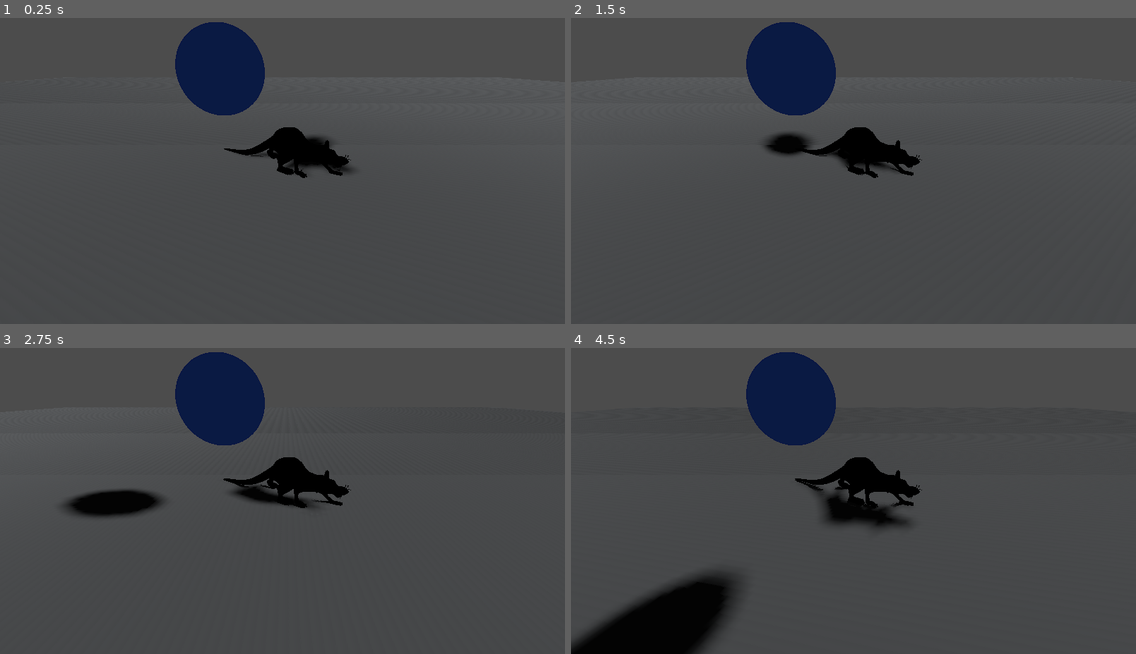
Above: before the commit, frames 1-4 (two rows, left to right).
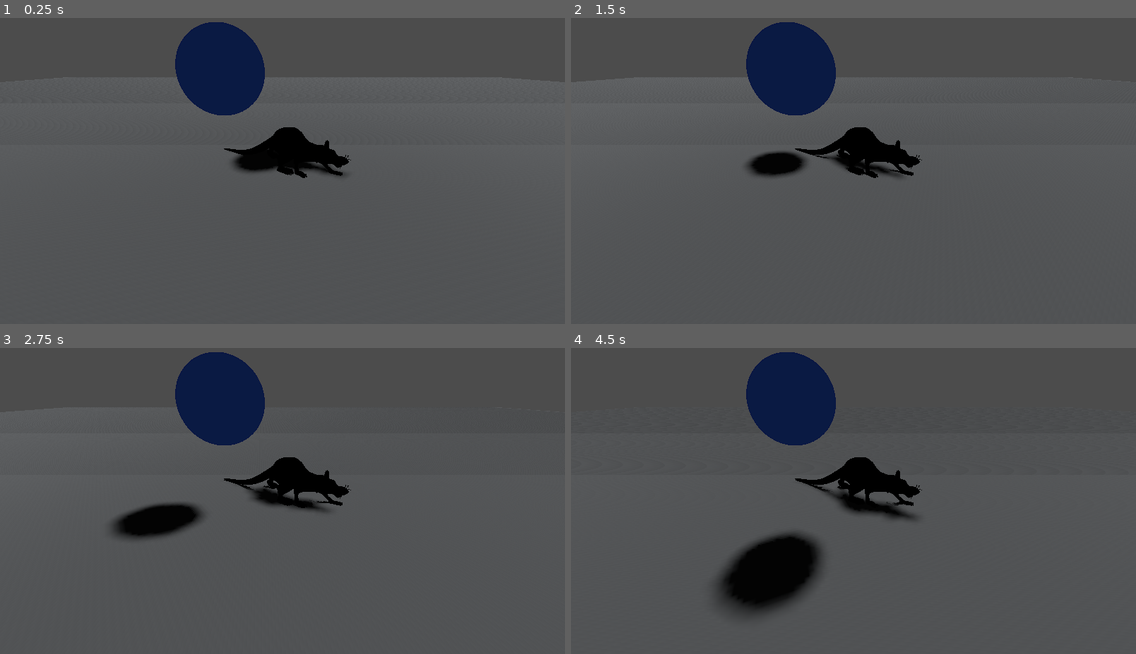
Above: after the commit, the same moments.

Repository: gdquest-demos/godot-shaders
Game: Godot game, scene res://Demos/AdvancedToonDemo.tscn
Two runs of this game, one before a commit and one after it. Both use one fixed random seed, a clock stepped at 60 frames per second and the inputs below. The project has no main scene, so this scene is started directly.
Inputs (mouse positions are in pixels of both pictures, inside the frame that each line leads up to):
- Up to frame 1 (0.25 s): no input
- Up to frame 2 (1.5 s): tap Enter (ui_accept) at 0.5, 0.77 s; move the mouse to (977, 149) at 0.52 s; move the mouse to (740, 180) at 1.27 s
- Up to frame 3 (2.75 s): tap Enter (ui_accept) at 1.52 s; move the mouse to (339, 424) at 2.02 s
- Up to frame 4 (4.5 s): move the mouse to (825, 559) at 2.77 s; tap Enter (ui_accept) at 3.02, 3.77 s; move the mouse to (1023, 543) at 3.52 s; move the mouse to (684, 448) at 4.27 s

The runs differ from the first frame. In frame 1, 0.7% of the frame differs, in the area x 41-63%, y 38-52%; in frame 2, 1.3%; in frame 3, 2.7%; in frame 4, 9.1%, in the area x 0-61%, y 43-100%.

Commit message:
Lower shadow movement

Diff:
--- a/godot/Demos/AdvancedToonDemo.tscn
+++ b/godot/Demos/AdvancedToonDemo.tscn
@@ -229,7 +229,7 @@
 shadow_enabled = true
 
 [node name="FillLight" type="DirectionalLight" parent="LightData/Viewport"]
-transform = Transform( 0.738701, 0.341194, -0.581298, 0.0955811, 0.800678, 0.591421, 0.667222, -0.492445, 0.55885, 5.18076, 3.89918, 1.07525 )
+transform = Transform( 0.96157, -0.0411718, -0.271455, 0.254558, 0.504142, 0.825252, 0.102875, -0.862639, 0.495249, 5.18076, 3.89918, 1.07525 )
 light_color = Color( 0, 1, 0, 1 )
 light_specular = 0.0
 
@@ -339,10 +339,11 @@
 remote_path = NodePath("../../SpecularData/Viewport/KeyLight")
 
 [node name="FillRemote" type="RemoteTransform" parent="KeyLight"]
+transform = Transform( 0.803284, -0.557799, 0.208795, 0.481241, 0.81441, 0.324259, -0.350916, -0.159992, 0.922638, 0, 0, 0 )
 remote_path = NodePath("../../FillLight")
 
 [node name="FillLight" type="DirectionalLight" parent="."]
-transform = Transform( 0.738701, 0.341194, -0.581298, 0.0955811, 0.800678, 0.591421, 0.667222, -0.492445, 0.55885, 5.18076, 3.89918, 1.07525 )
+transform = Transform( 0.96157, -0.0411717, -0.271456, 0.254558, 0.504143, 0.825252, 0.102875, -0.862639, 0.495249, 5.18076, 3.89918, 1.07525 )
 shadow_enabled = true
 shadow_bias = 0.0
 shadow_contact = 0.25
